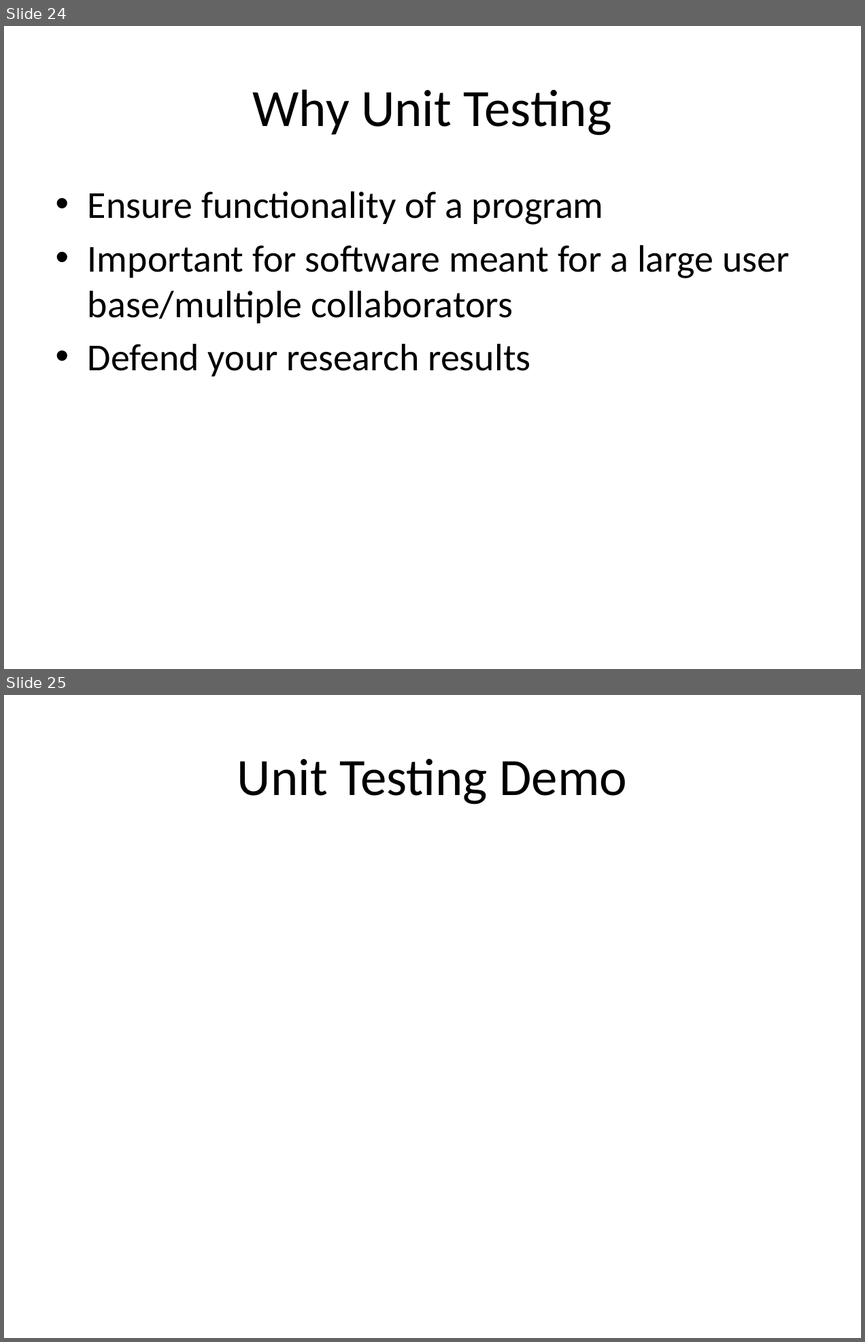
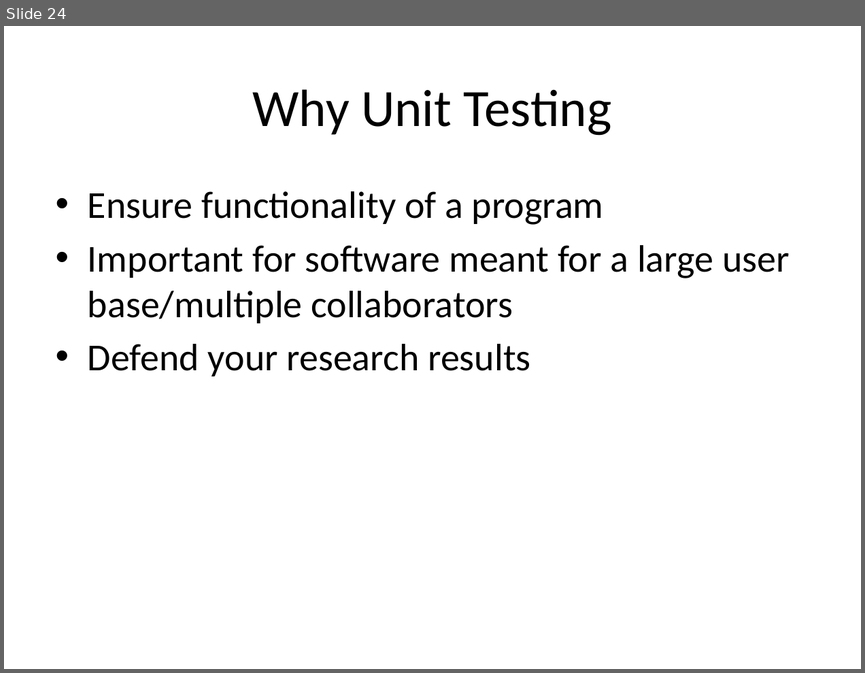
Before and after one commit to lkloh/USArray, a slide deck: BasicsOfCoding/BasicsOfCoding.pptx. Shown one above the other, each under a label of ours: slides 24 and 25 before the commit, slide 24 after it. The pictures are 865x1342 and 865x673 pixels, drawn with LibreOffice and Linux fonts; fonts in the diff are those of the drawing. Boxes give left, top, right and bottom in pixels: in the first picture for what was removed or moved away, otherwise in the second. Text is boxed around its words. In the diff, an @@ line names an element or a change of style, - is before the commit and + after.

```diff
--- a/BasicsOfCoding/BasicsOfCoding.pptx
+++ b/BasicsOfCoding/BasicsOfCoding.pptx
@@ slide 25 removed at [4, 695, 861, 1338], background #FFFFFF @@
@@ title removed at [237, 758, 628, 804] @@
-Unit Testing Demo
```
Also in this commit, not shown: 1 slide changed, 2 other slides removed, 9 other files.
